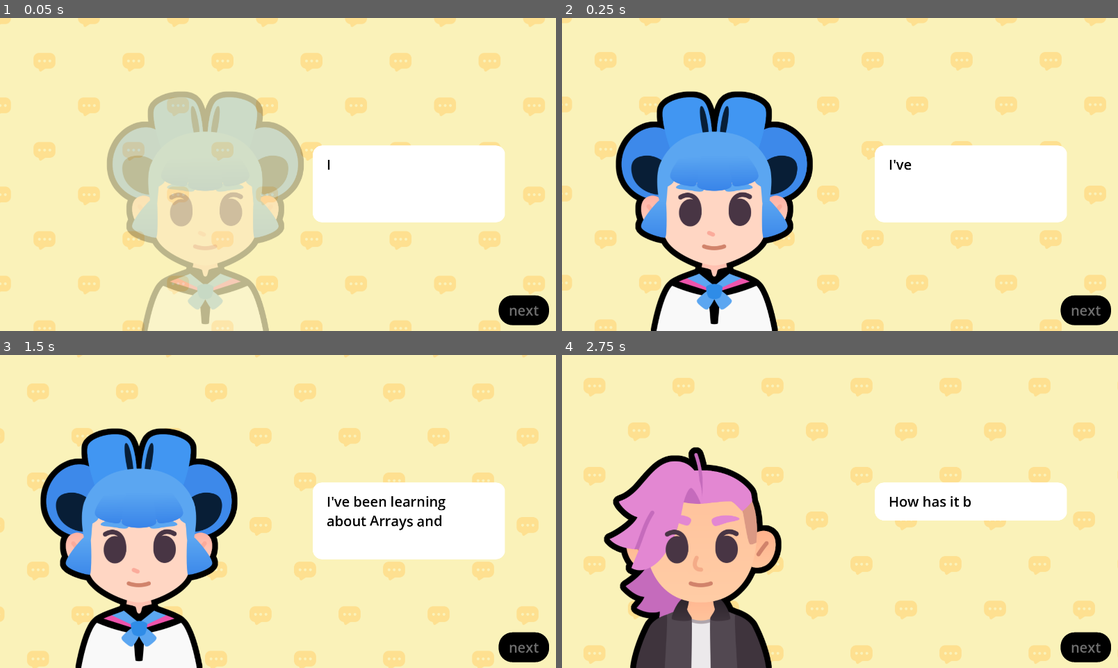
Above: before the commit, frames 1-4 (two rows, left to right).
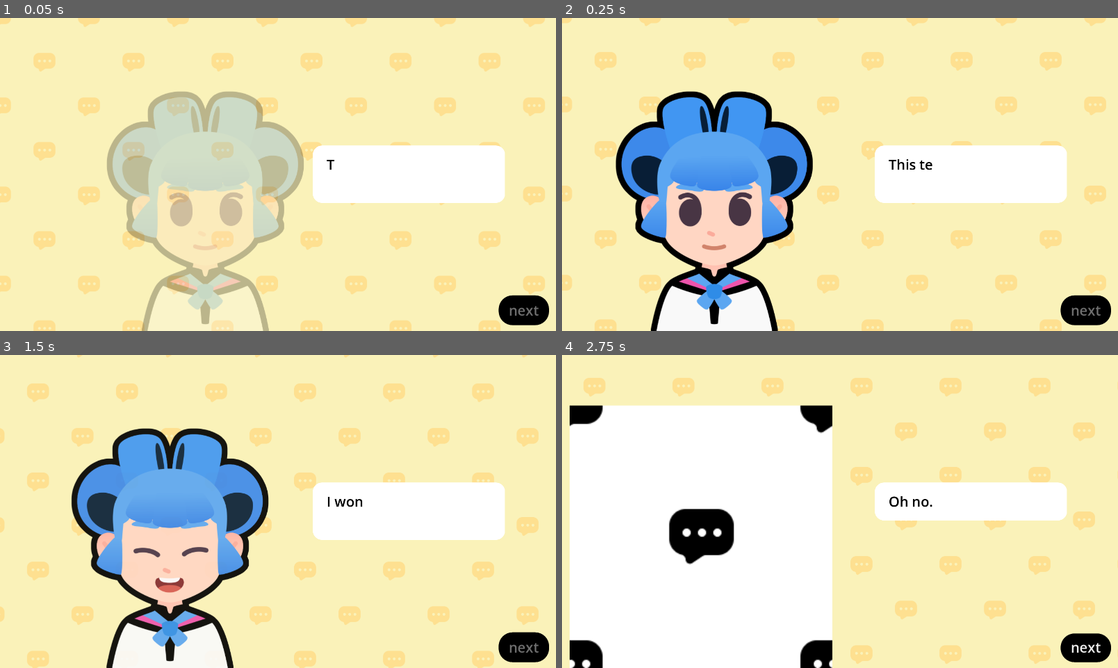
Above: after the commit, the same moments.

Repository: kyl3333/M8-Starting-A-Dialogue
Game: Godot game, scene res://lessons/slideshow.tscn
Same seed, same stepped clock (60 frames per second), same inputs: the game is played once before the commit and once after it. The project has no main scene, so this scene is started directly. Sound files missing from this copy of the repository are replaced by a short silence.
Inputs (mouse positions are in pixels of both pictures, inside the frame that each line leads up to):
- Up to frame 1 (0.05 s): no input
- Up to frame 2 (0.25 s): no input
- Up to frame 3 (1.5 s): tap Enter at 0.5 s; move the mouse to (400, 495) at 0.52 s; tap Z at 0.6 s; click (400, 495) at 0.67 s; tap Space at 0.77 s; click (522, 649) at 1.25 s, where only the run after the commit has a clickable "next"
- Up to frame 4 (2.75 s): move the mouse to (728, 527) at 2.02 s; tap Z at 2.1 s; click (728, 527) at 2.17 s; tap Space at 2.27 s

The runs differ from the first frame. In frame 1, 2.2% of the frame differs, in the area x 56-91%, y 45-66%; in frame 2, 2.3%; in frame 3, 19%; in frame 4, 40%, in the area x 1-99%, y 16-100%.

Commit message:
lesson4 and 5done

Diff:
--- a/M08.start_a_dialog_workbook/lessons/slideshow.gd
+++ b/M08.start_a_dialog_workbook/lessons/slideshow.gd
@@ -1,57 +1,10 @@
 extends Control
-
-var expressions := {
-	"happy": preload ("res://assets/emotion_happy.png"),
-	"regular": preload ("res://assets/emotion_regular.png"),
-	"sad": preload ("res://assets/emotion_sad.png"),
-}
-
-var bodies := {
-	"sophia": preload ("res://assets/sophia.png"),
-	"pink": preload ("res://assets/pink.png")
-}
 
 ## An array of dictionaries. Each dictionary has three properties:
 ## - expression: a [code]Texture[/code] containing an expression
 ## - text: a [code]String[/code] containing the text the character says
 ## - character: a [code]Texture[/code] representing the character
-var dialogue_items: Array[Dictionary] = [
-	{
-		"expression": expressions["regular"],
-		"text": "I've been learning about [wave]Arrays and Dictionaries[/wave]",
-		"character": bodies["sophia"]
-	},
-	{
-		"expression": expressions["regular"],
-		"text": "How has it been going?",
-		"character": bodies["pink"]
-	},
-	{
-		"expression": expressions["sad"],
-		"text": "... Well... it is a little bit [shake]complicated[/shake]!",
-		"character": bodies["sophia"]
-	},
-	{
-		"expression": expressions["sad"],
-		"text": "Oh!",
-		"character": bodies["pink"]
-	},
-	{
-		"expression": expressions["regular"],
-		"text": "I believe in you!",
-		"character": bodies["pink"]
-	},
-	{
-		"expression": expressions["happy"],
-		"text": "If you stick to it, you'll eventually make it!",
-		"character": bodies["pink"]
-	},
-	{
-		"expression": expressions["happy"],
-		"text": "That's it! Let's [tornado freq=3.0][rainbow val=1.0]GOOOOOO!!![/rainbow][/tornado]",
-		"character": bodies["sophia"]
-	}
-]
+@export var dialogue_items: Array[SlideShowEntry] = []
 var current_item_index := 0
 
 ## UI element that shows the texts
@@ -78,9 +31,9 @@
 	# from the item, we extract the properties.
 	# We set the text to the rich text control
 	# And we set the appropriate expression texture
-	rich_text_label.text = current_item["text"]
-	expression.texture = current_item["expression"]
-	body.texture = current_item["character"]
+	rich_text_label.text = current_item.text
+	expression.texture = current_item.expression
+	body.texture = current_item.character
 
 	# We set the initial visible ratio to the text to 0, so we can change it in the tween
 	rich_text_label.visible_ratio = 0.0
--- a/M08.start_a_dialog_workbook/lessons/slideshow.tscn
+++ b/M08.start_a_dialog_workbook/lessons/slideshow.tscn
@@ -1,12 +1,31 @@
-[gd_scene load_steps=11 format=3 uid="uid://bqls3o5daeu2s"]
+[gd_scene load_steps=16 format=3 uid="uid://bqls3o5daeu2s"]
 
 [ext_resource type="Theme" uid="uid://cshg3sgf0xxq" path="res://assets/main_theme.tres" id="1_628t2"]
 [ext_resource type="Script" uid="uid://cheh7b73m0fds" path="res://lessons/slideshow.gd" id="2_wbt3f"]
+[ext_resource type="Script" uid="uid://ci0bnowe7sdmx" path="res://lessons/slideshow_entry.gd" id="3_ct2eq"]
 [ext_resource type="Shader" uid="uid://dm7717xxg836f" path="res://assets/sliding_background.gdshader" id="3_qyyxv"]
 [ext_resource type="Texture2D" uid="uid://bnly1gkbxw6b5" path="res://assets/bubble_pattern.png" id="4_s7o0p"]
 [ext_resource type="Texture2D" uid="uid://copkt78vgp37i" path="res://assets/sophia.png" id="5_omd3l"]
+[ext_resource type="Texture2D" uid="uid://dchimpdsnda13" path="res://assets/emotion_happy.png" id="6_nfiii"]
 [ext_resource type="Texture2D" uid="uid://d000xjtr4iqtk" path="res://assets/emotion_regular.png" id="6_vfoky"]
 [ext_resource type="AudioStream" uid="uid://chgko4hmxwxu5" path="res://assets/talking_synth.ogg" id="7_nppuw"]
+
+[sub_resource type="Resource" id="Resource_ssdh4"]
+script = ExtResource("3_ct2eq")
+text = "This text is from a Resource."
+metadata/_custom_type_script = "uid://ci0bnowe7sdmx"
+
+[sub_resource type="Resource" id="Resource_05ve0"]
+script = ExtResource("3_ct2eq")
+expression = ExtResource("6_nfiii")
+text = "I wonder what happens if I..."
+metadata/_custom_type_script = "uid://ci0bnowe7sdmx"
+
+[sub_resource type="Resource" id="Resource_l4cfd"]
+script = ExtResource("3_ct2eq")
+expression = ExtResource("4_s7o0p")
+text = "Oh no."
+metadata/_custom_type_script = "uid://ci0bnowe7sdmx"
 
 [sub_resource type="ShaderMaterial" id="ShaderMaterial_efgpg"]
 shader = ExtResource("3_qyyxv")
@@ -30,6 +49,7 @@
 grow_vertical = 2
 theme = ExtResource("1_628t2")
 script = ExtResource("2_wbt3f")
+dialogue_items = Array[ExtResource("3_ct2eq")]([SubResource("Resource_ssdh4"), SubResource("Resource_05ve0"), SubResource("Resource_l4cfd")])
 
 [node name="Background" type="ColorRect" parent="."]
 material = SubResource("ShaderMaterial_efgpg")
--- /dev/null
+++ b/M08.start_a_dialog_workbook/lessons/slideshow_entry.gd
@@ -0,0 +1,5 @@
+class_name SlideShowEntry extends Resource
+
+@export var expression:= preload("res://assets/emotion_regular.png")
+@export var character:= preload("res://assets/sophia.png")
+@export_multiline var text := ""
--- /dev/null
+++ b/M08.start_a_dialog_workbook/lessons/test_slideshow_entry.tres
@@ -0,0 +1,10 @@
+[gd_resource type="Resource" script_class="SlideShowEntry" load_steps=4 format=3 uid="uid://jeuxgxqi50cr"]
+
+[ext_resource type="Texture2D" uid="uid://copkt78vgp37i" path="res://assets/sophia.png" id="1_lu2wx"]
+[ext_resource type="Script" uid="uid://ci0bnowe7sdmx" path="res://lessons/slideshow_entry.gd" id="1_qkxq3"]
+[ext_resource type="Texture2D" uid="uid://d000xjtr4iqtk" path="res://assets/emotion_regular.png" id="2_m5yb4"]
+
+[resource]
+script = ExtResource("1_qkxq3")
+text = "test"
+metadata/_custom_type_script = "uid://ci0bnowe7sdmx"
Not shown, added: M08.start_a_dialog_workbook/lessons/slideshow_entry.gd.uid
